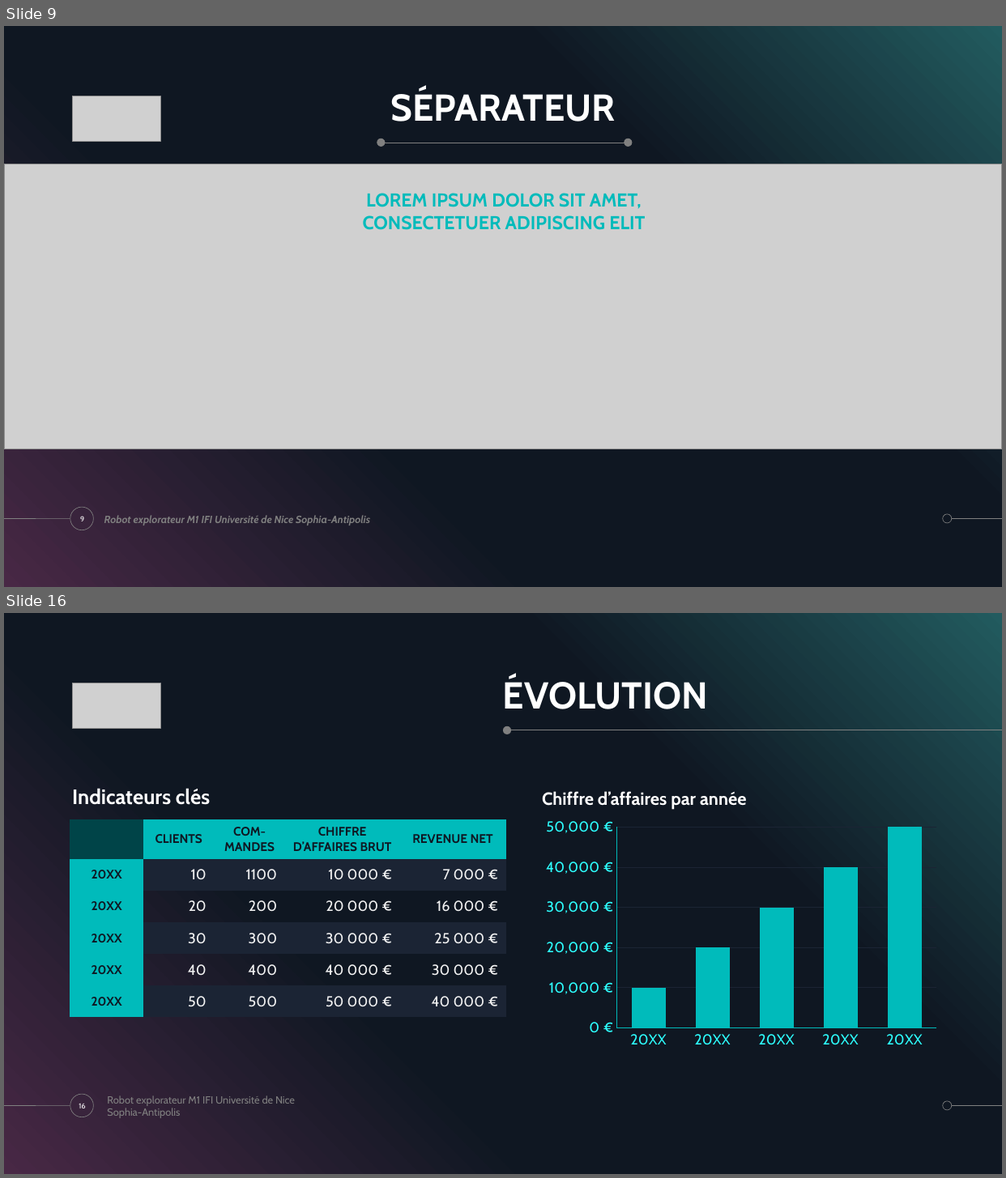
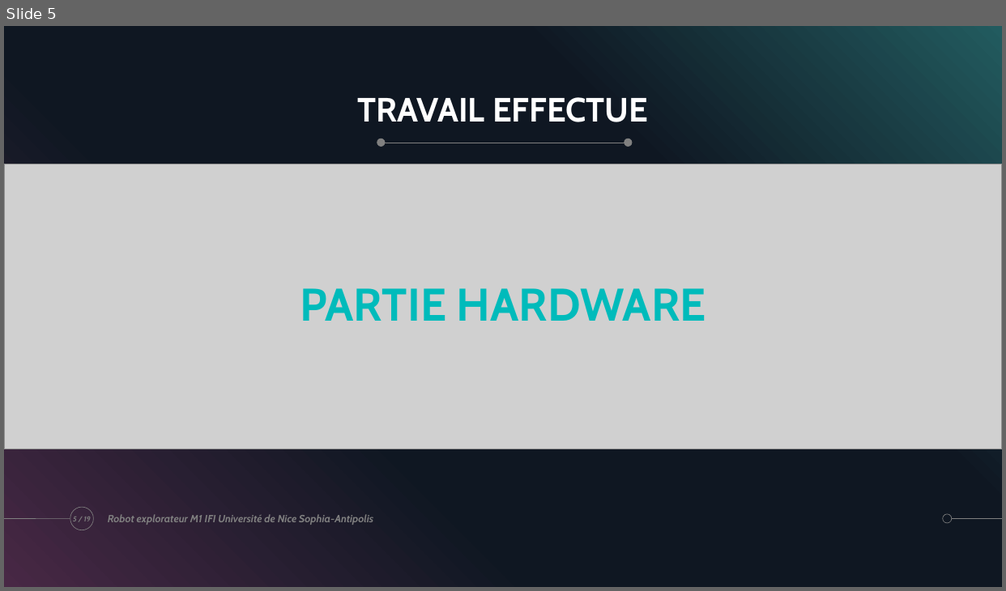
Before and after one commit to ChloeMaccarinelli/TER_M1_S2, a slide deck: doc/Diapo_LOTFI_MACCARINELLI_MARION.pptx. Shown one above the other, each under a label of ours: slides 9 and 16 before the commit, slide 5 after it; the slides between them are not shown. The pictures are 1006x1178 and 1006x591 pixels, drawn with LibreOffice and Linux fonts; fonts in the diff are those of the drawing; grey boxes stand for pictures. Boxes give left, top, right and bottom in pixels: in the first picture for what was removed or moved away, otherwise in the second. Text is boxed around its words. In the diff, an @@ line names an element or a change of style, - is before the commit and + after.

```diff
--- a/doc/Diapo_LOTFI_MACCARINELLI_MARION.pptx
+++ b/doc/Diapo_LOTFI_MACCARINELLI_MARION.pptx
@@ slide 16 removed at (4,613,1002,1174), background #000000; not listed: 5 template elements that a slide beside it also shows @@
@@ picture removed at (72,683,160,728) @@
@@ title removed at (503,677,708,709) @@
-ÉVOLUTION
@@ line removed from (1002, 730) to (503, 730) @@
@@ ellipse removed at (503,726,512,735) @@
@@ text removed at (72,788,210,805) @@
-Indicateurs clés
@@ text removed at (542,791,746,810) @@
-Chiffre d’affaires par année
@@ table removed at (70,820,505,1017), 6 rows, 5 columns @@
- | CLIENTS | COM-MANDES | CHIFFRE D’AFFAIRES BRUT | REVENUE NET
-20XX | 10 | 1100 | 10 000 € | 7 000 €
-20XX | 20 | 200 | 20 000 € | 16 000 €
-20XX | 30 | 300 | 30 000 € | 25 000 €
-20XX | 40 | 400 | 40 000 € | 30 000 €
-20XX | 50 | 500 | 50 000 € | 40 000 €
@@ column chart removed at (538,814,945,1054) @@
-categories: 20XX, 20XX, 20XX, 20XX, 20XX
-Series 1: 10000, 20000, 30000, 40000, 50000
-Series 2: -, -, -, -, -
-Series 3: -, -, -, -, -
@@ text removed at (107,1096,295,1118) @@
-Robot explorateur M1 IFI Université de Nice Sophia-Antipolis
@@ page number removed at (79,1104,85,1109) @@
-16
@@ what was slide 9 is now slide 5 @@
@@ slide 5 changed as well @@
@@ picture removed at (72,96,160,141) @@
@@ title at (358,97,648,122): text changed; size 36 to 32.4 pt @@
-SÉPARATEUR
+TRAVAIL EFFECTUE
@@ text at (300,288,706,321): text changed; size 18 to 44 pt @@
-LOREM IPSUM DOLOR SIT AMET, CONSECTETUER ADIPISCING ELIT
+PARTIE HARDWARE
@@ text "Robot explorateur M1 IFI Université ...": place and size @@
-text "Robot explorateur M1 IFI Université ..." at (104,515,370,526)
+text "Robot explorateur M1 IFI Université ..." at (108,514,373,525)
@@ page number at (73,517,91,522): text changed; text colour #FFFFFF to #808080; bold on; italic on @@
-9
+5 / 19
```
Also in this commit, not shown: 7 other slides changed, 9 slides added, 16 other slides removed.
